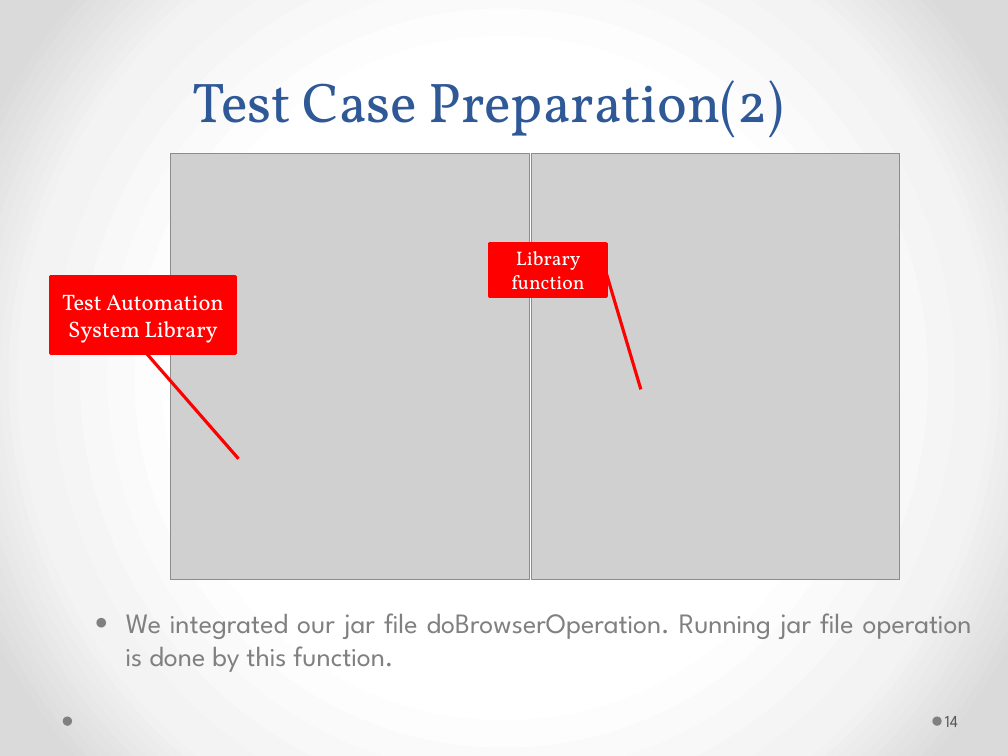
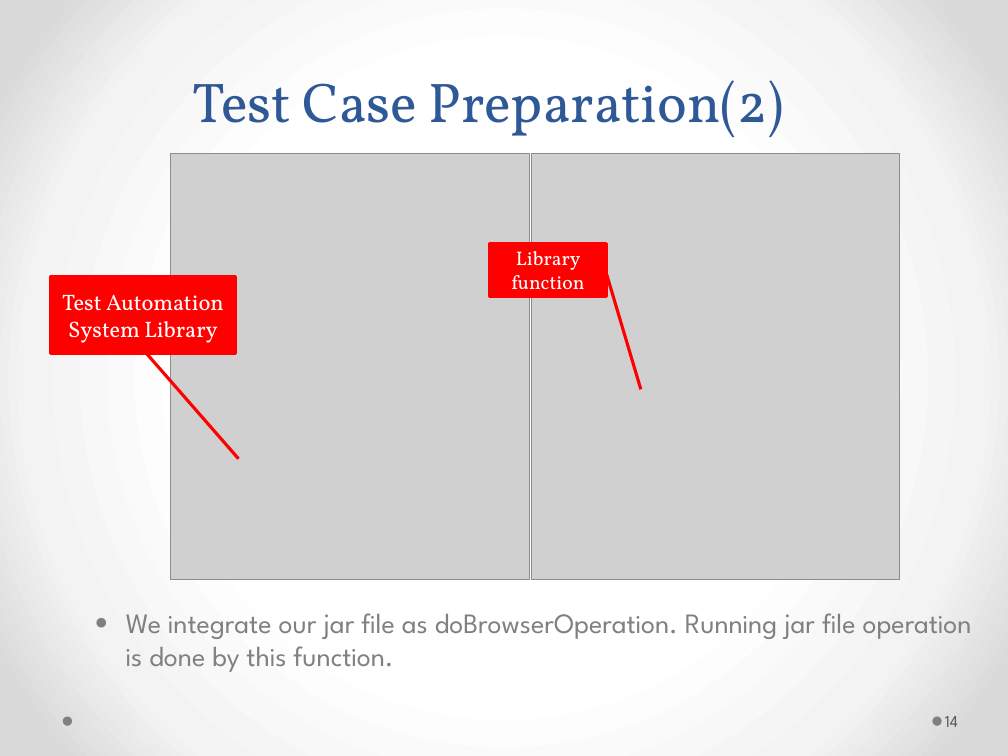
Before and after one commit to genehas/CENG552-SwTesting, a slide deck: slide 14 of jarFolder/CENG552PresentationBurcuGökçe.pptx. Drawn at 1008x756 pixels with LibreOffice and Linux fonts; fonts in the diff are those of the drawing; grey boxes stand for pictures. Boxes give left, top, right and bottom in pixels: in the first picture for what was removed or moved away, otherwise in the second. Text is boxed around its words. In the diff, an @@ line names an element or a change of style, - is before the commit and + after.

```diff
--- a/jarFolder/CENG552PresentationBurcuGökçe.pptx
+++ b/jarFolder/CENG552PresentationBurcuGökçe.pptx
@@ text at bbox=[126, 613, 972, 672]: text changed @@
-  ● We integrated our jar file doBrowserOperation. Running jar file operation is done by this function.
+  ● We integrate our jar file as doBrowserOperation. Running jar file operation is done by this function.
```
Also in this commit, not shown: 12 other slides changed.
